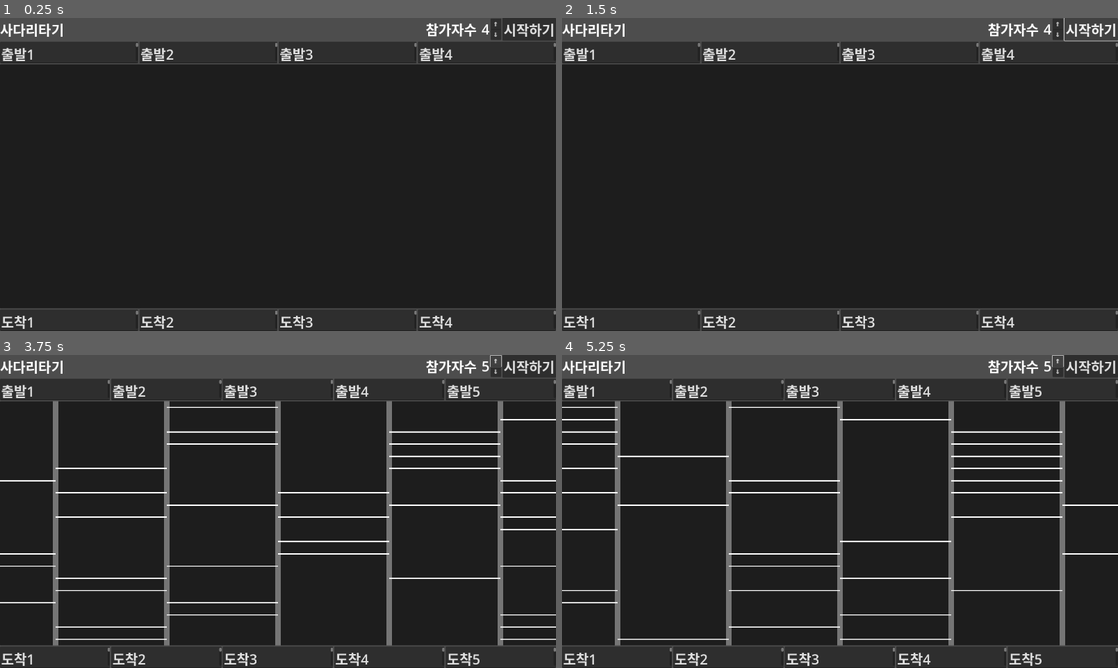
Above: before the commit, frames 1-4 (two rows, left to right).
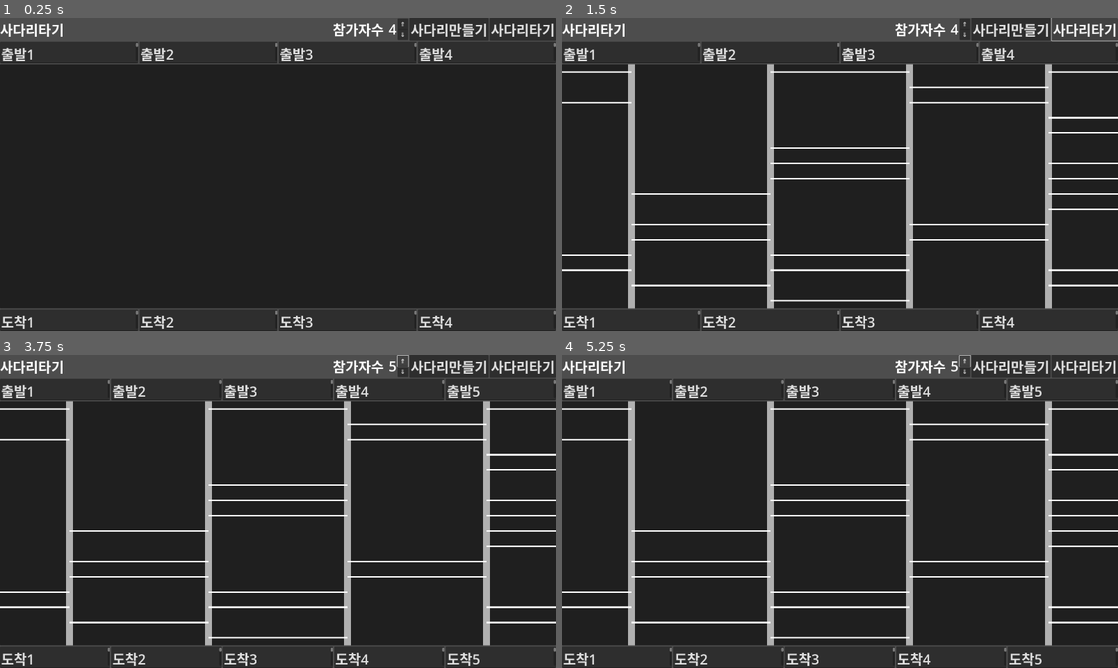
Above: after the commit, the same moments.

Repository: kasworld/gd4laddergame
Game: Godot game, scene res://사다리타기.tscn
Two runs of this game, one before a commit and one after it. Both use one fixed random seed, a clock stepped at 60 frames per second and the inputs below.
Inputs (mouse positions are in pixels of both pictures, inside the frame that each line leads up to):
- Up to frame 1 (0.25 s): no input
- Up to frame 2 (1.5 s): click (1012, 30) at 0.5 s, where only the run after the commit has a clickable "사다리만들기"; click (1084, 30) at 1.25 s, where only the run after the commit has a clickable "사다리타기"
- Up to frame 3 (3.75 s): click (528, 367) at 2 s, where only the run before the commit has a clickable "시작하기"; click (528, 367) at 2.75 s, where only the run before the commit has a clickable "시작하기"; click "⇑" at 3.5 s
- Up to frame 4 (5.25 s): click "⇓" at 4.25 s; click "⇑" at 5 s

The runs differ from the first frame. In frame 1, 1.5% of the frame differs, in the area x 59-100%, y 0-8%; in frame 2, 8.2%; in frame 3, 14%, in the area x 0-100%, y 0-93%; in frame 4, 14%.

Commit message:
사다리자료추가

Diff:
--- a/int_edit/int_edit.gd
+++ b/int_edit/int_edit.gd
@@ -13,12 +13,12 @@
 signal over_limit_low_reached(idx:int) # emit when try dec on low limit value
 signal over_limit_high_reached(idx:int) # emit when try inc on high limit value
 
-var index :int
-var limit_high :int
-var use_limit_high :bool
-var init_value :int
-var limit_low :int
-var use_limit_low :bool
+@export var index :int = 0
+@export var limit_low :int = 100
+@export var use_limit_low :bool = false
+@export var init_value :int = 0
+@export var limit_high :int = 0
+@export var use_limit_high :bool = false
 var current_value :int
 
 var formater :Callable = default_formater
--- a/사다리타기.gd
+++ b/사다리타기.gd
@@ -4,6 +4,21 @@
 @onready var 세로선들 = $"사다리들/세로선들"
 @onready var 가로선들 = $"사다리들/가로선들"
 
+# Array[참가자수][참가자수*4]Bool
+var 사다리만들기자료 :Array
+# Array[참가자수][참가자수*4][참가자번호:int*2]
+var 사다리풀이자료 :Array
+
+func 사다리자료_초기화()->void:
+	사다리만들기자료 = []
+	사다리풀이자료 = []
+	var n = 참가자수.get_value()
+	for i in n:
+		사다리만들기자료.append([])
+		사다리풀이자료.append([])
+		for j in n*4:
+			사다리만들기자료[i].append(false)
+			사다리풀이자료[i].append([])
 
 func _ready() -> void:
 	var fsize = preload("res://사다리타기.tres").default_font_size
@@ -27,8 +42,6 @@
 		도착지점.text = "도착%d" % [i+1]
 		도착지점.size_flags_horizontal = Control.SIZE_EXPAND_FILL
 		$"도착지점들".add_child(도착지점)
-	세로선만들기()
-	가로선만들기()
 
 func 세로선만들기()->void:
 	for n in 세로선들.get_children():
@@ -45,8 +58,6 @@
 		세로줄.add_point(Vector2(i*간격+간격/2,y2))
 		세로선들.add_child(세로줄)
 
-func _on_참가자수_value_changed(idx: int) -> void:
-	참가자수변경()
 
 func 가로선만들기()->void:
 	for n in 가로선들.get_children():
@@ -67,3 +78,13 @@
 			가로줄.add_point(Vector2(x*간격x+간격x/2,y*간격y+간격y/2))
 			가로선들.add_child(가로줄)
 			선만듬 = true
+
+func _on_참가자수_value_changed(idx: int) -> void:
+	참가자수변경()
+
+func _on_만들기단추_pressed() -> void:
+	세로선만들기()
+	가로선만들기()
+
+func _on_풀기단추_pressed() -> void:
+	pass # Replace with function body.
--- a/사다리타기.tscn
+++ b/사다리타기.tscn
@@ -24,9 +24,13 @@
 layout_mode = 2
 theme = ExtResource("2_x1kds")
 
-[node name="시작단추" type="Button" parent="HBoxContainer"]
+[node name="만들기단추" type="Button" parent="HBoxContainer"]
 layout_mode = 2
-text = "시작하기"
+text = "사다리만들기"
+
+[node name="풀기단추" type="Button" parent="HBoxContainer"]
+layout_mode = 2
+text = "사다리타기"
 
 [node name="참가자들" type="HBoxContainer" parent="."]
 layout_mode = 2
@@ -40,6 +44,7 @@
 layout_mode = 2
 
 [node name="가로선들" type="Panel" parent="사다리들"]
+self_modulate = Color(1, 1, 1, 0.572549)
 layout_mode = 2
 
 [node name="도착지점들" type="HBoxContainer" parent="."]
@@ -47,3 +52,5 @@
 theme = ExtResource("2_x1kds")
 
 [connection signal="value_changed" from="HBoxContainer/참가자수" to="." method="_on_참가자수_value_changed"]
+[connection signal="pressed" from="HBoxContainer/만들기단추" to="." method="_on_만들기단추_pressed"]
+[connection signal="pressed" from="HBoxContainer/풀기단추" to="." method="_on_풀기단추_pressed"]
